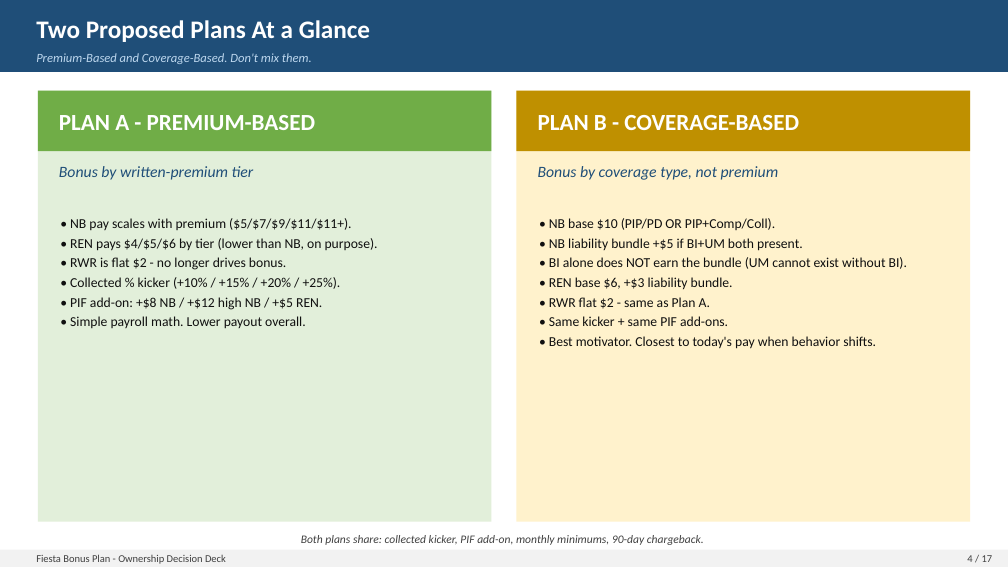
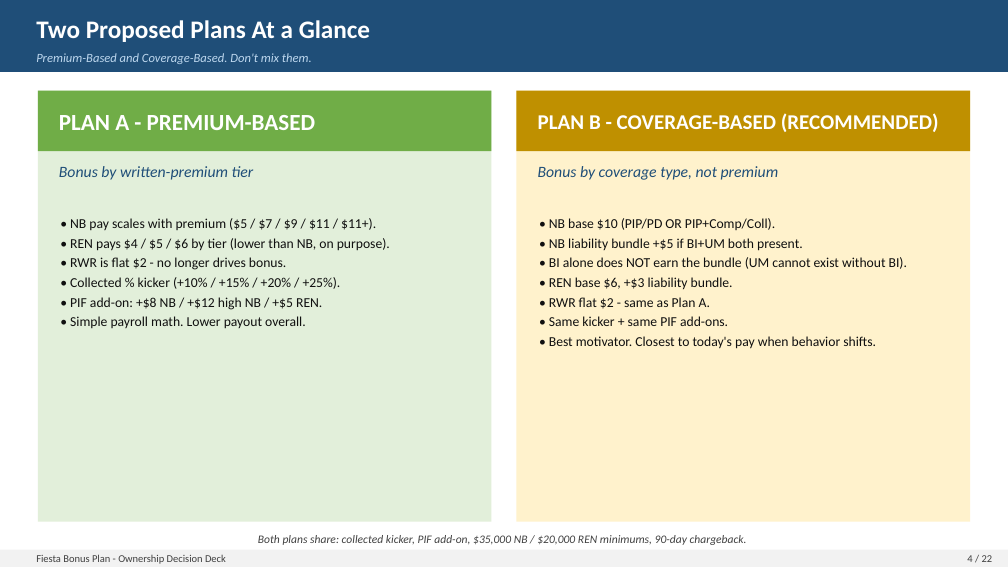
Before and after one commit to FAUS-tech/fiesta-bonus, a slide deck: slide 4 of output/Bonus_Proposal_Presentation.pptx. Drawn at 1008x567 pixels with LibreOffice and Linux fonts; fonts in the diff are those of the drawing. Boxes give left, top, right and bottom in pixels: in the first picture for what was removed or moved away, otherwise in the second. Text is boxed around its words. In the diff, an @@ line names an element or a change of style, - is before the commit and + after.

```diff
--- a/output/Bonus_Proposal_Presentation.pptx
+++ b/output/Bonus_Proposal_Presentation.pptx
@@ text at [538,113,939,132]: text changed; size 22 to 20 pt @@
-PLAN B - COVERAGE-BASED
+PLAN B - COVERAGE-BASED (RECOMMENDED)
@@ text at [70,218,390,251]: spaces changed @@
-• NB pay scales with premium ($5/$7/$9/$11/$11+).
-• REN pays $4/$5/$6 by tier (lower than NB, on purpose).
+• NB pay scales with premium ($5 / $7 / $9 / $11 / $11+).
+• REN pays $4 / $5 / $6 by tier (lower than NB, on purpose).
@@ text at [258,535,747,545]: text changed @@
-Both plans share: collected kicker, PIF add-on, monthly minimums, 90-day chargeback.
+Both plans share: collected kicker, PIF add-on, $35,000 NB / $20,000 REN minimums, 90-day chargeback.
@@ text at [967,555,993,562]: text changed @@
-4 / 17
+4 / 22
```
Also in this commit, not shown: 14 other slides changed, 7 slides added, 2 slides removed, 3 other files.
